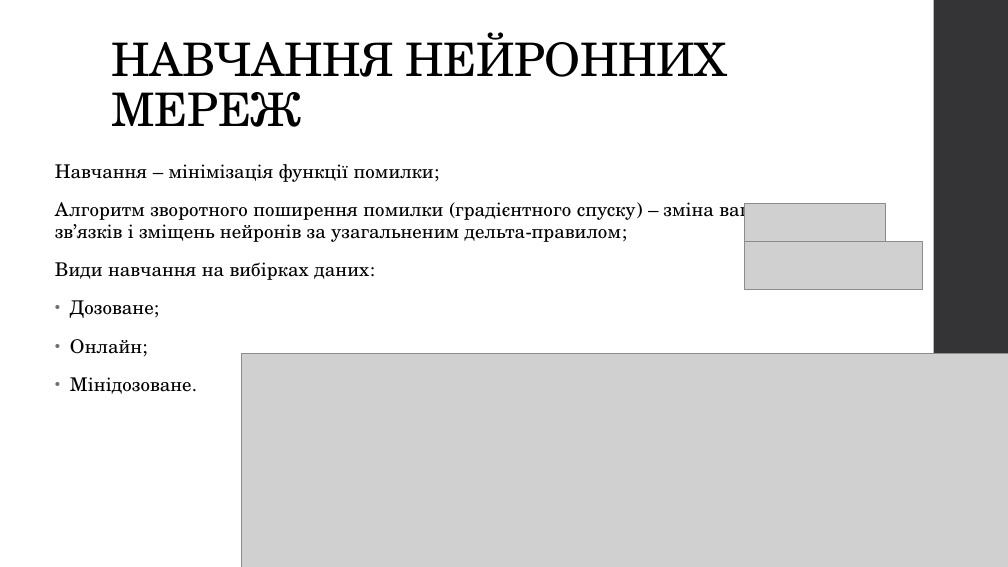
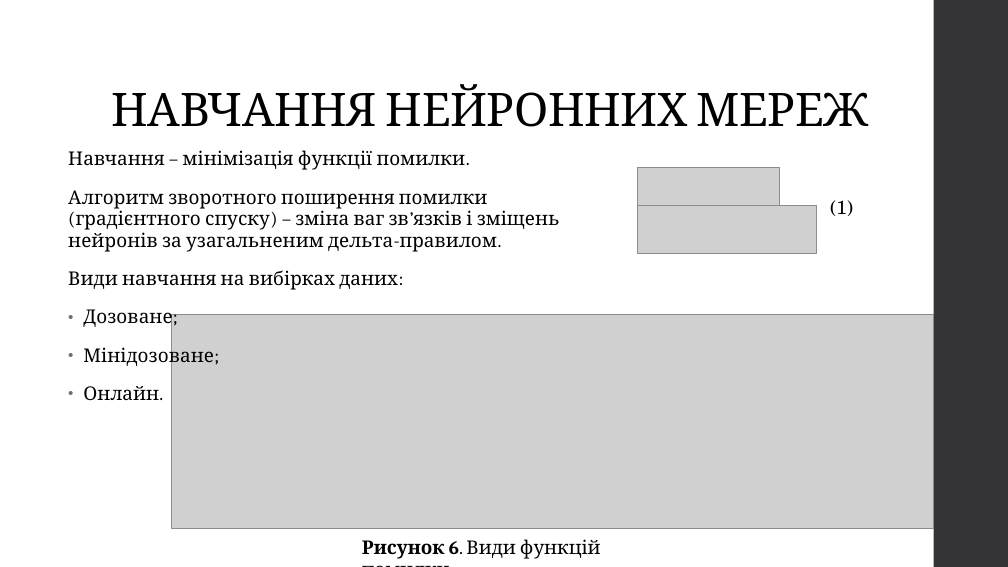
Before and after one commit to Romchyk-S/Thesis, a slide deck: slide 7 of Застосування методів машинного навчання для прогнозування елементів конструкцій-1.pptx. Drawn at 1008x567 pixels with LibreOffice and Linux fonts; fonts in the diff are those of the drawing; grey boxes stand for pictures. Boxes give left, top, right and bottom in pixels: in the first picture for what was removed or moved away, otherwise in the second. Text is boxed around its words. In the diff, an @@ line names an element or a change of style, - is before the commit and + after.

```diff
--- a/Застосування методів машинного навчання для прогнозування елементів конструкцій-1.pptx
+++ b/Застосування методів машинного навчання для прогнозування елементів конструкцій-1.pptx
@@ title "НАВЧАННЯ НЕЙРОННИХ МЕРЕЖ" at [112,84,869,127]: font TeX Gyre Schola to Cambria @@
@@ text "Навчання – мінімізація функції помилки.": place and size @@
-text "Навчання – мінімізація функції помилки." at [55,164,748,394]
+text "Навчання – мінімізація функції помилки." at [68,150,560,400]
@@ text at [68,150,560,252]: text changed; font TeX Gyre Schola to Cambria @@
-Навчання – мінімізація функції помилки;
-Алгоритм зворотного поширення помилки (градієнтного спуску) – зміна ваг зв’язків і зміщень нейронів за узагальненим дельта-правилом;
+Навчання – мінімізація функції помилки.
+Алгоритм зворотного поширення помилки (градієнтного спуску) – зміна ваг зв’язків і зміщень нейронів за узагальненим дельта-правилом.
@@ picture: place and size @@
-picture at [744,203,886,241]
+picture at [637,167,780,205]
@@ picture: place and size @@
-picture at [744,241,923,290]
+picture at [637,206,816,254]
@@ text added at [830,200,853,216], 18 pt, text #000000 @@
+(1)
@@ text at [68,270,398,330]: font TeX Gyre Schola to Cambria in "Види навчання на вибірках даних:", "Дозоване;" @@
@@ picture: place and size @@
-picture at [242,353,1008,567]
+picture at [172,315,934,529]
@@ text at [83,344,219,400]: text changed; font TeX Gyre Schola to Cambria @@
-• Онлайн;
-• Мінідозоване.
+• Мінідозоване;
+• Онлайн.
@@ text added at [362,539,601,559], 18 pt, text #000000 @@
+Рисунок 6. Види функцій помилки
```
Also in this commit, not shown: 13 other slides changed, 16 other files.
